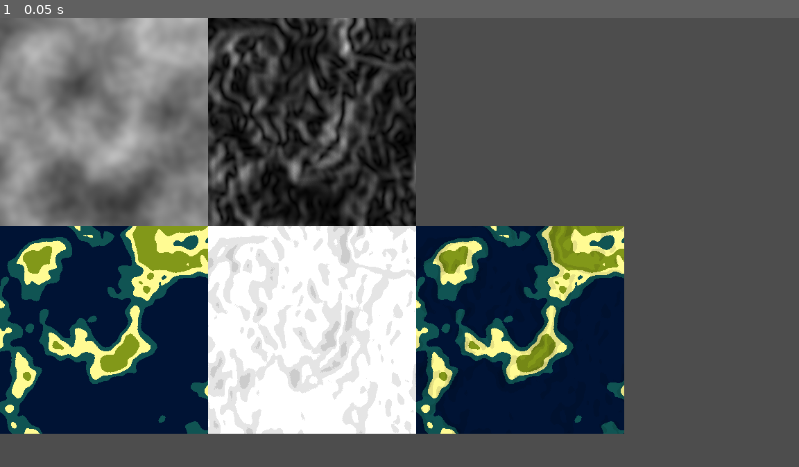
Above: before the commit, frame 1.
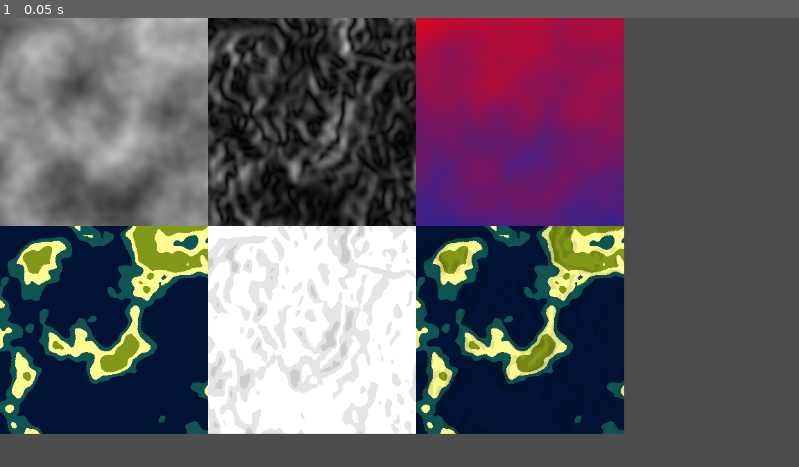
Above: after the commit, the same moment.

Repository: Rolls71/following-winds
Game: Godot game, scene res://test.tscn
The game is run twice, just before and just after one commit, with the same random seed, the same clock (stepped at 60 frames per second) and the same inputs. The project has no main scene, so this scene is started directly. The engine's default icon, where the game draws it, is replaced by a stand-in: a white triangle on a blue panel in a dark square.
Inputs:
- Up to frame 1 (0.05 s): no input

The runs differ from the first frame. In frame 1, 12% of the frame differs, in the area x 52-79%, y 0-47%.

Commit message:
Add climate map

Diff:
--- a/nodes/tile.gd
+++ b/nodes/tile.gd
@@ -28,10 +28,16 @@
 var longitude: int  ## x position
 var elevation: float ##
 var gradient: float
+var climate_zone: float ## Scale from 0 (equatorial) to 1 (polar) based on latitude
+var temperature: float ## Percentage based on elevation, and climate zone
+#var precipitation: float ## Percentage of days with rainfall, ranging from 0-200/365
 
-func _init(x: int, y: int, e: float, g: float):
+
+func _init(x: int, y: int, e: float, g: float, bounds: Vector2i):
 	position = Vector2i(x, y)
 	latitude = y
 	longitude = x
 	elevation = e
 	gradient = g
+	climate_zone = (y%bounds.y)/float(bounds.y)
+	temperature = (2-climate_zone-elevation)/2
--- a/nodes/world.gd
+++ b/nodes/world.gd
@@ -7,27 +7,33 @@
 
 var rng: RandomNumberGenerator
 var tiles: Dictionary[Vector2i, Tile]
-var fnl: FastNoiseLite
+var fnl_terrain: FastNoiseLite
+var fnl_climate: FastNoiseLite
 
 
 func _init(s: int = Time.get_ticks_usec()):
 	rng = RandomNumberGenerator.new()
 	rng.seed = s
-	fnl = FastNoiseLite.new()
-	fnl.seed = s
+	fnl_terrain = FastNoiseLite.new()
+	fnl_terrain.seed = s
 
-	fnl.frequency = 0.005
-	fnl.fractal_octaves = 4
-	fnl.fractal_lacunarity = 2
-	fnl.fractal_gain = 0.5
-	fnl.offset = Vector3(s,s,0)
+	fnl_terrain.frequency = 0.005
+	fnl_terrain.fractal_octaves = 4
+	fnl_terrain.fractal_lacunarity = 2
+	fnl_terrain.fractal_gain = 0.5
+	fnl_terrain.offset = Vector3(s,s,0)
+
+	fnl_climate = FastNoiseLite.new()
+	fnl_climate.seed = s
+
+
 
 
 func _ready() -> void:
 	var img: Image = Image.create_empty(width, height, false, Image.FORMAT_RGB8)
 	for x in range(width):
 		for y in range(height):
-			var h = (fnl.get_noise_2d(x, y)+1)/2.0
+			var h = (fnl_terrain.get_noise_2d(x, y)+1)/2.0
 			img.set_pixel(x, y, Color.WHITE * sobel_sample_gradient(Vector2i(x, y), h))
 
 	var texture = ImageTexture.create_from_image(img)
@@ -35,7 +41,7 @@
 
 	for x in range(width):
 		for y in range(height):
-			var h = (fnl.get_noise_2d(x, y)+1)/2.0
+			var h = (fnl_terrain.get_noise_2d(x, y)+1)/2.0
 			img.set_pixel(x, y, Color.WHITE * h)
 
 	texture = ImageTexture.create_from_image(img)
@@ -43,7 +49,7 @@
 
 	for x in range(width):
 		for y in range(height):
-			var h = (fnl.get_noise_2d(x, y)+1)/2.0
+			var h = (fnl_terrain.get_noise_2d(x, y)+1)/2.0
 			img.set_pixel(x, y,
 				Color.WHITE * Palette.elevations_to_colour[Tile.classify_elevation(h)])
 
@@ -52,7 +58,7 @@
 
 	for x in range(width):
 		for y in range(height):
-			var h = (fnl.get_noise_2d(x, y)+1)/2.0
+			var h = (fnl_terrain.get_noise_2d(x, y)+1)/2.0
 			var g = sobel_sample_gradient(Vector2i(x, y), h)
 			img.set_pixel(x, y,
 				Color.WHITE * Palette.gradients_to_colour[Tile.classify_gradient(g)])
@@ -62,13 +68,32 @@
 
 	for x in range(width):
 		for y in range(height):
-			var h = (fnl.get_noise_2d(x, y)+1)/2.0
+			var h = (fnl_terrain.get_noise_2d(x, y)+1)/2.0
 			var g = sobel_sample_gradient(Vector2i(x, y), h)
 			img.set_pixel(x, y,
 				Color.WHITE * Palette.elevations_to_colour[Tile.classify_elevation(h)] * Palette.gradients_to_colour[Tile.classify_gradient(g)])
 
 	texture = ImageTexture.create_from_image(img)
 	$ColourMap.texture = texture
+
+	for x in range(width):
+		for y in range(height):
+			var h = (fnl_terrain.get_noise_2d(x, y)+1)/2.0
+			var g = sobel_sample_gradient(Vector2i(x, y), h)
+			var c = (y%height)/float(height)
+			var t = (2-c-h)/2
+			var gradient = Gradient.new()
+			gradient.set_color(1, Color.from_rgba8(253, 0, 7))
+			gradient.set_color(0.75, Color.from_rgba8(237, 247, 1))
+			gradient.set_color(0.25, Color.from_rgba8(38, 250, 8))
+			gradient.set_color(0.25, Color.from_rgba8(8, 247, 233))
+			gradient.set_color(0, Color.from_rgba8(3, 43, 175))
+
+			img.set_pixel(x, y, gradient.sample(t))
+
+	texture = ImageTexture.create_from_image(img)
+	$ClimateMap.texture = texture
+
 
 
 
@@ -80,9 +105,9 @@
 	if tiles.has(pos):
 		push_warning("Tile at "+str(pos)+" already discovered.")
 		return tiles[pos]
-	var elevation = (fnl.get_noise_2dv(pos)+1)/2.0
+	var elevation = (fnl_terrain.get_noise_2dv(pos)+1)/2.0
 	var gradient = sobel_sample_gradient(pos, elevation)
-	var tile: Tile = Tile.new(pos.x, pos.y, elevation, gradient)
+	var tile: Tile = Tile.new(pos.x, pos.y, elevation, gradient, Vector2i(width, height))
 	tiles[pos] = tile
 	return tile
 
@@ -101,7 +126,7 @@
 	var h = max(height, 0.000000000001)
 	for x: float in [-1,0,1]:
 		for y: float in [-1,0,1]:
-			heights.append(fnl.get_noise_2d(pos.x+(x*sample_distance), pos.y+(y*sample_distance)))
+			heights.append(fnl_terrain.get_noise_2d(pos.x+(x*sample_distance), pos.y+(y*sample_distance)))
 	var zx_slope = ((heights[2]+2*heights[5]+heights[8])-(heights[0]+2*heights[5]+heights[6]))/8*h
 	var zy_slope = ((heights[6]+2*heights[7]+heights[8])-(heights[0]+2*heights[1]+heights[2]))/8*h
 	return gradient_multiplier * sqrt(pow(zx_slope,2) + pow(zy_slope,2))
--- a/test.tscn
+++ b/test.tscn
@@ -25,3 +25,7 @@
 [node name="ColourHeightMap" type="Sprite2D" parent="." unique_id=406793216]
 position = Vector2(150, 450)
 texture = ExtResource("2_8uh7m")
+
+[node name="ClimateMap" type="Sprite2D" parent="." unique_id=792311064]
+position = Vector2(750, 150)
+texture = ExtResource("2_8uh7m")
